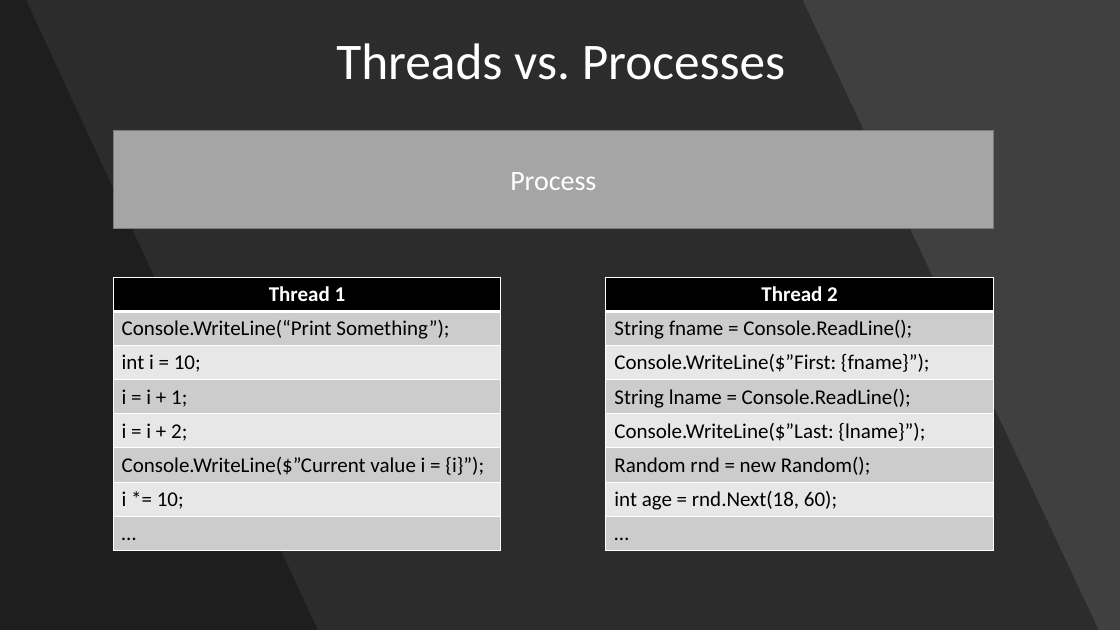
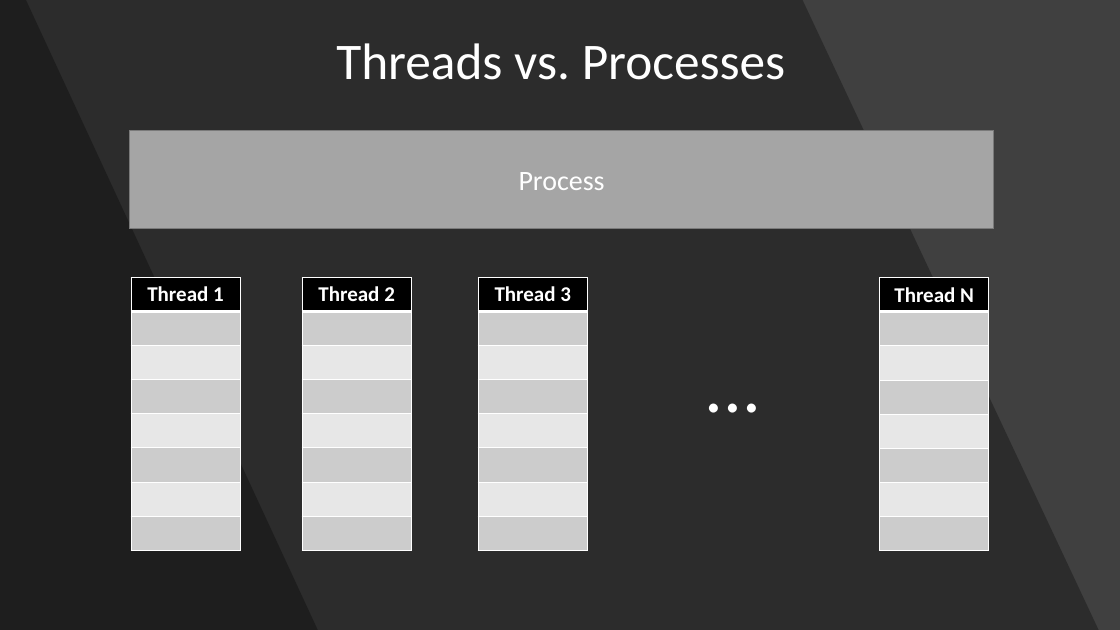
Before and after one commit to GlobusAzure000/Courses, a slide deck: slide 3 of MultiThreading/!Materials/Multithreading - Animation.pptx. Drawn at 1120x630 pixels with LibreOffice and Linux fonts; fonts in the diff are those of the drawing. Boxes give left, top, right and bottom in pixels: in the first picture for what was removed or moved away, otherwise in the second. Text is boxed around its words. In the diff, an @@ line names an element or a change of style, - is before the commit and + after.

```diff
--- a/MultiThreading/!Materials/Multithreading - Animation.pptx
+++ b/MultiThreading/!Materials/Multithreading - Animation.pptx
@@ rectangle "Process": place and size @@
-rectangle "Process" at [113, 130, 994, 229]
+rectangle "Process" at [130, 130, 994, 229]
@@ table at [131, 278, 240, 550] @@
-row 2, column 1: Console.WriteLine(“Print Something”);
+row 2, column 1: 
-row 3, column 1: int i = 10;
+row 3, column 1: 
-row 4, column 1: i = i + 1;
+row 4, column 1: 
-row 5, column 1: i = i + 2;
+row 5, column 1: 
-row 6, column 1: Console.WriteLine($”Current value i = {i}”);
+row 6, column 1: 
-row 7, column 1: i *= 10;
+row 7, column 1: 
-row 8, column 1: …
+row 8, column 1: 
@@ table: place and size @@
-table at [113, 278, 501, 550]
+table at [131, 278, 240, 550]
@@ table added at [302, 278, 412, 550], 8 rows, 1 columns @@
+Thread 2
+
+
+
+
+
+
+
@@ table added at [478, 278, 587, 550], 8 rows, 1 columns @@
+Thread 3
+
+
+
+
+
+
+
@@ table removed at [606, 278, 993, 550], 8 rows, 1 columns @@
-Thread 2
-String fname = Console.ReadLine();
-Console.WriteLine($”First: {fname}”);
-String lname = Console.ReadLine();
-Console.WriteLine($”Last: {lname}”);
-Random rnd = new Random();
-int age = rnd.Next(18, 60);
-…
@@ table added at [880, 278, 989, 550], 8 rows, 1 columns @@
+Thread N
+
+
+
+
+
+
+
@@ text added at [646, 334, 820, 433], 64 pt, text #FFFFFF @@
+...
```
Also in this commit, not shown: 1 slide added, 1 slide removed, 1 other file.
